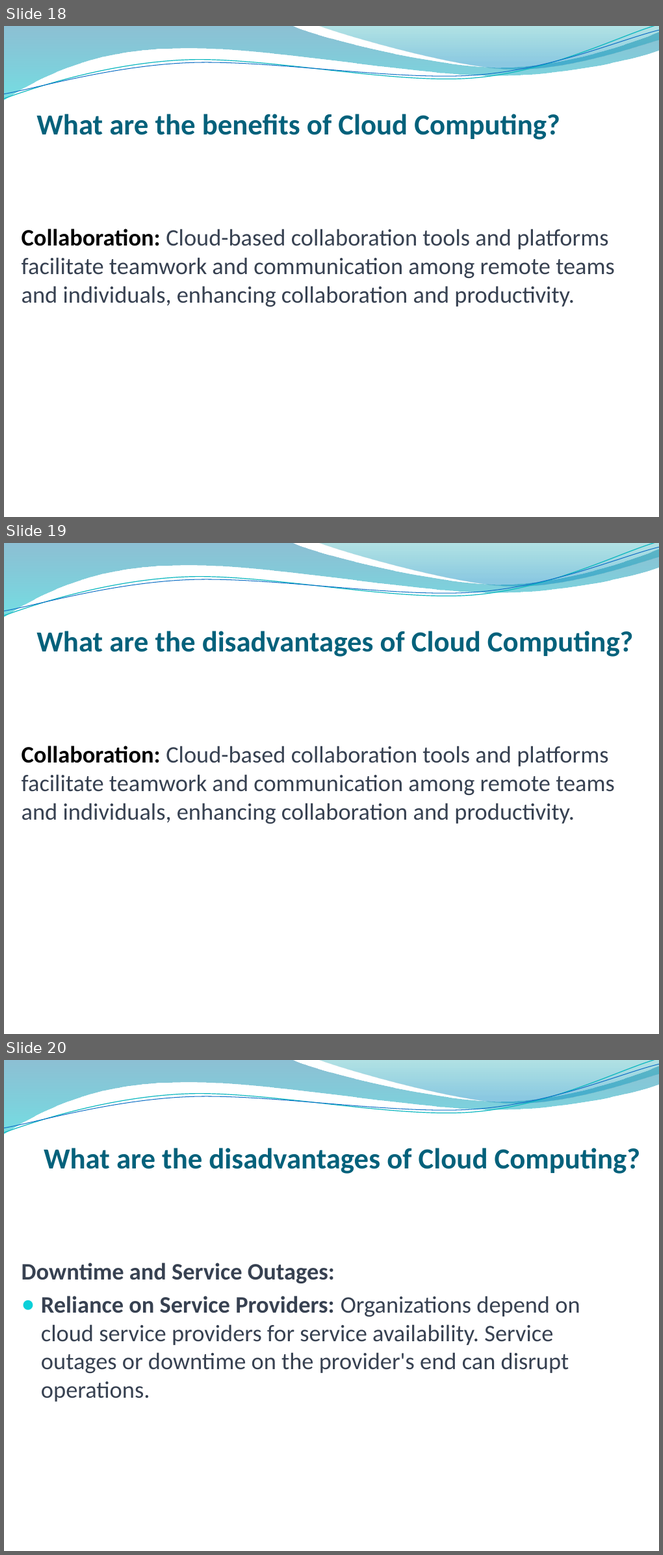
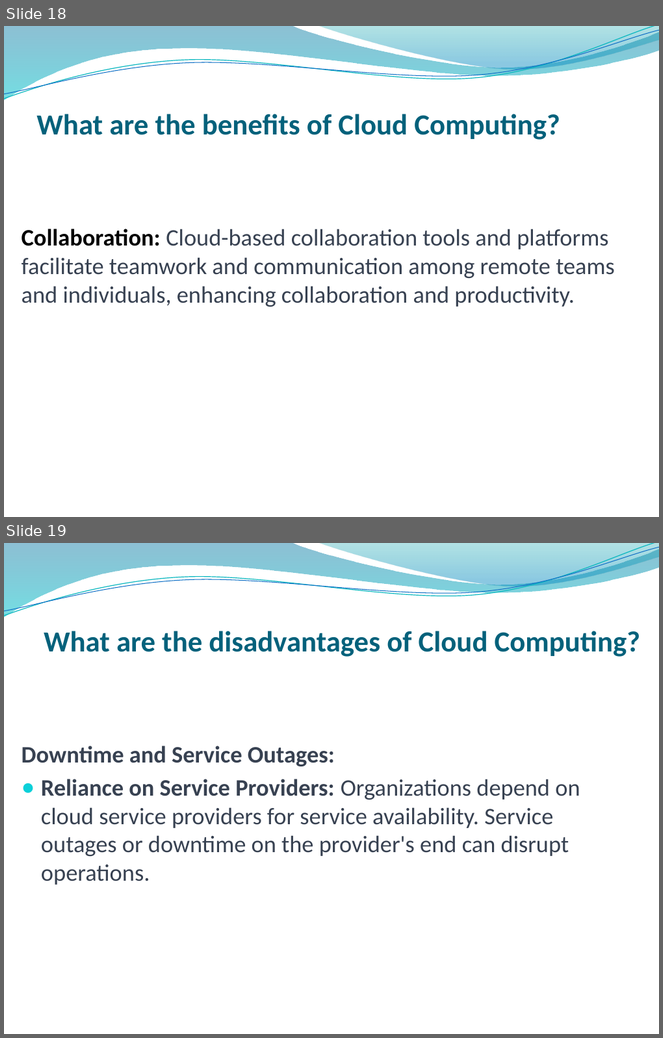
Before and after one commit to godwillngwanah/AWS-Sol-Arch-02, a slide deck: Batch-12 Online/Self Pace/Curriculum/Lectures/Section 4/Understanding Cloud Computing.pptx. Shown one above the other, each under a label of ours: slides 18, 19 and 20 before the commit, slides 18 and 19 after it. The pictures are 663x1555 and 663x1038 pixels, drawn with LibreOffice and Linux fonts; fonts in the diff are those of the drawing; background and template pictures are left out. Boxes give left, top, right and bottom in pixels: in the first picture for what was removed or moved away, otherwise in the second. Text is boxed around its words. In the diff, an @@ line names an element or a change of style, - is before the commit and + after.

```diff
--- a/Batch-12 Online/Self Pace/Curriculum/Lectures/Section 4/Understanding Cloud Computing.pptx
+++ b/Batch-12 Online/Self Pace/Curriculum/Lectures/Section 4/Understanding Cloud Computing.pptx
@@ slide 19 removed at [4,543,659,1034], background picture (left out); not listed: 4 template elements that a slide beside it also shows @@
@@ title removed at [36,631,634,657] @@
-What are the disadvantages of Cloud Computing?
@@ text removed at [22,746,615,824] @@
-Collaboration: Cloud-based collaboration tools and platforms facilitate teamwork and communication among remote teams and individuals, enhancing collaboration and productivity.
@@ what was slide 20 is now slide 19 @@
```
Also in this commit, not shown: 1 slide changed, 24 other files.
